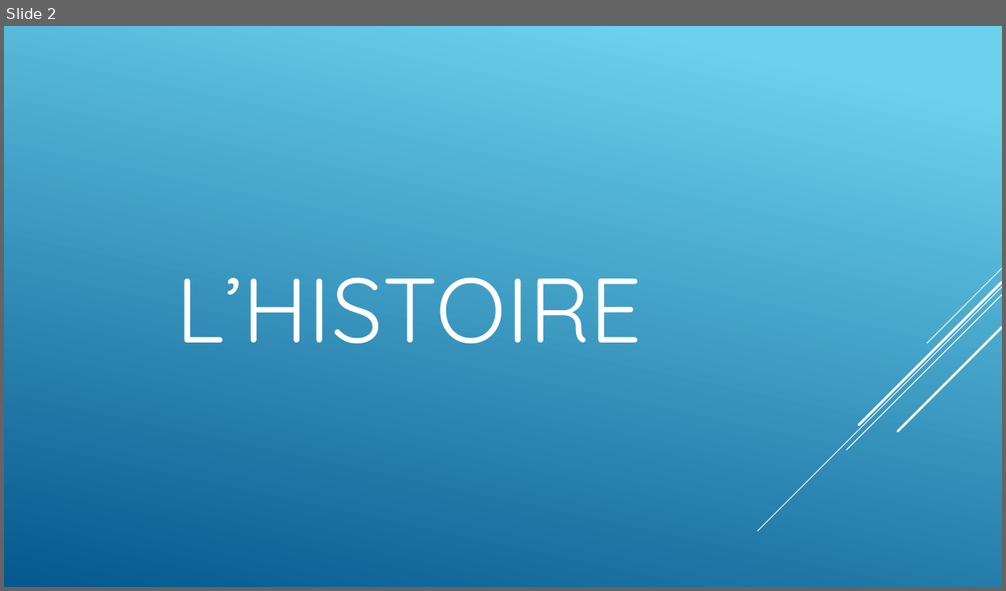
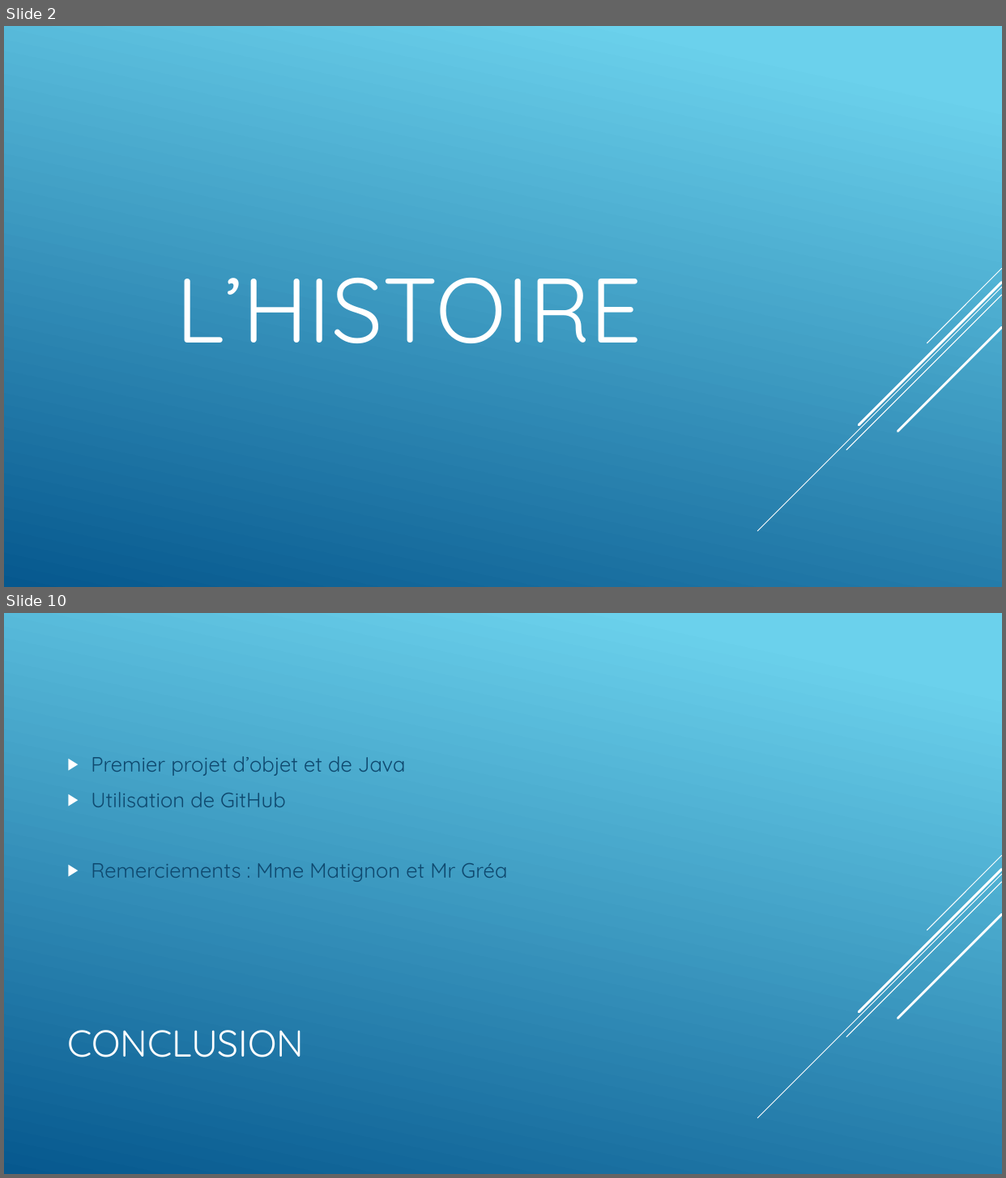
Before and after one commit to Crazy-Tacos/Une-histoire-de-tacos-Part1, a slide deck: Panique au centre commercial.pptx. Shown one above the other, each under a label of ours: slide 2 before the commit, slides 2 and 10 after it; the slides between them are not shown. The pictures are 1006x591 and 1006x1178 pixels, drawn with LibreOffice and Linux fonts; fonts in the diff are those of the drawing. Boxes give left, top, right and bottom in pixels: in the first picture for what was removed or moved away, otherwise in the second. Text is boxed around its words. In the diff, an @@ line names an element or a change of style, - is before the commit and + after.

```diff
--- a/Panique au centre commercial.pptx
+++ b/Panique au centre commercial.pptx
@@ slide 10 added at [4, 613, 1002, 1174], background gradient #6ED2EB to #06588E; not listed: 5 template elements that a slide beside it also shows @@
@@ text added at [91, 756, 507, 882], 20 pt, text #0F496F @@
+▶ Premier projet d’objet et de Java
+▶ Utilisation de GitHub
+▶ Remerciements : Mme Matignon et Mr Gréa
@@ title added at [67, 1030, 304, 1058], 36 pt, text #FFFFFF @@
+CONCLUSION
```
Also in this commit, not shown: 6 slides changed, 2 other slides added, 2 slides removed, 2 other files.
